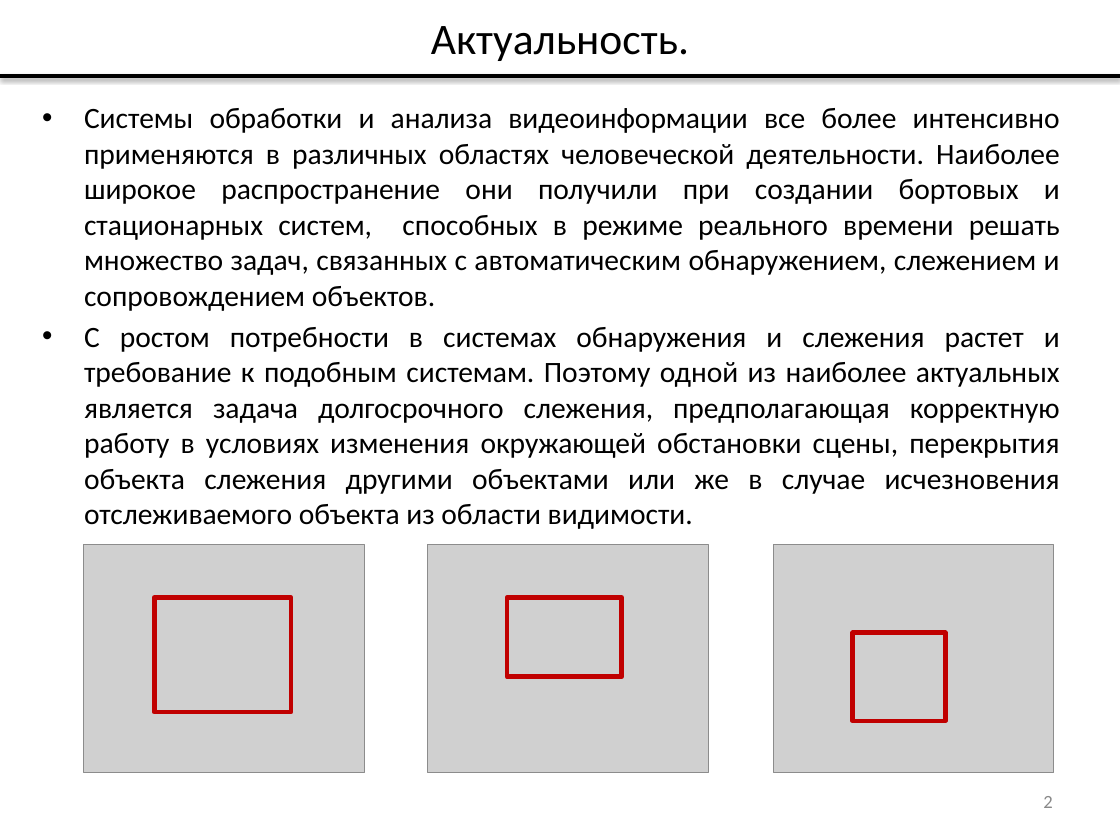
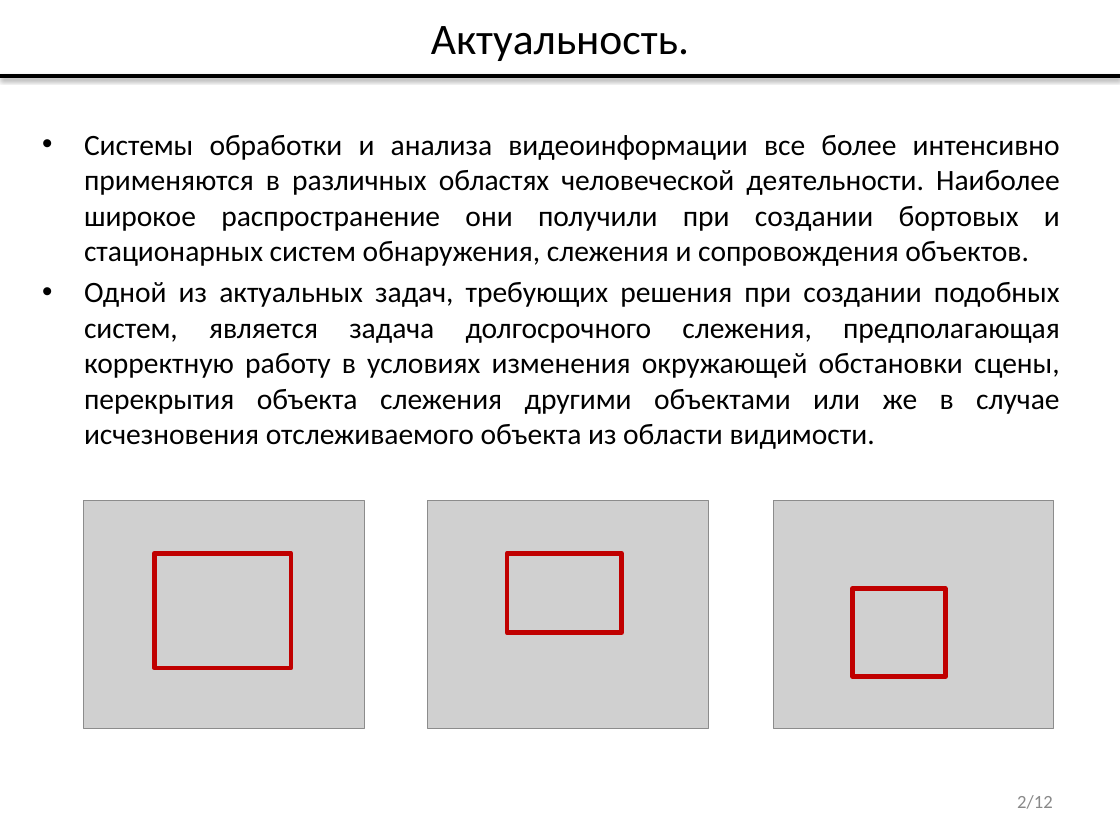
Before and after one commit to vladdimakov/cv2, a slide deck: slide 2 of ВКР/Презентация_Димаков_В.С._МП-40.pptx. Drawn at 1120x840 pixels with LibreOffice and Linux fonts; fonts in the diff are those of the drawing; grey boxes stand for pictures. Boxes give left, top, right and bottom in pixels: in the first picture for what was removed or moved away, otherwise in the second. Text is boxed around its words. In the diff, an @@ line names an element or a change of style, - is before the commit and + after.

```diff
--- a/ВКР/Презентация_Димаков_В.С._МП-40.pptx
+++ b/ВКР/Презентация_Димаков_В.С._МП-40.pptx
@@ text at (84, 135, 1060, 449): text changed @@
-• Системы обработки и анализа видеоинформации все более интенсивно применяются в различных областях человеческой деятельности. Наиболее широкое распространение они получили при создании бортовых и стационарных систем, способных в режиме реального времени решать множество задач, связанных с автоматическим обнаружением, слежением и сопровождением объектов.
-• С ростом потребности в системах обнаружения и слежения растет и требование к подобным системам. Поэтому одной из наиболее актуальных является задача долгосрочного слежения, предполагающая корректную работу в условиях изменения окружающей обстановки сцены, перекрытия объекта слежения другими объектами или же в случае исчезновения отслеживаемого объекта из области видимости.
+• Системы обработки и анализа видеоинформации все более интенсивно применяются в различных областях человеческой деятельности. Наиболее широкое распространение они получили при создании бортовых и стационарных систем обнаружения, слежения и сопровождения объектов.
+• Одной из актуальных задач, требующих решения при создании подобных систем, является задача долгосрочного слежения, предполагающая корректную работу в условиях изменения окружающей обстановки сцены, перекрытия объекта слежения другими объектами или же в случае исчезновения отслеживаемого объекта из области видимости.
@@ 3 pictures, 3 rectangles: place and size @@
-3 pictures, 3 rectangles at (84, 544, 1054, 773)
+3 pictures, 3 rectangles at (84, 501, 1054, 729)
@@ page number at (1017, 795, 1053, 809): text changed @@
-2
+2/12
```
Also in this commit, not shown: 9 other slides changed, 3 slides removed, 1 other file.
